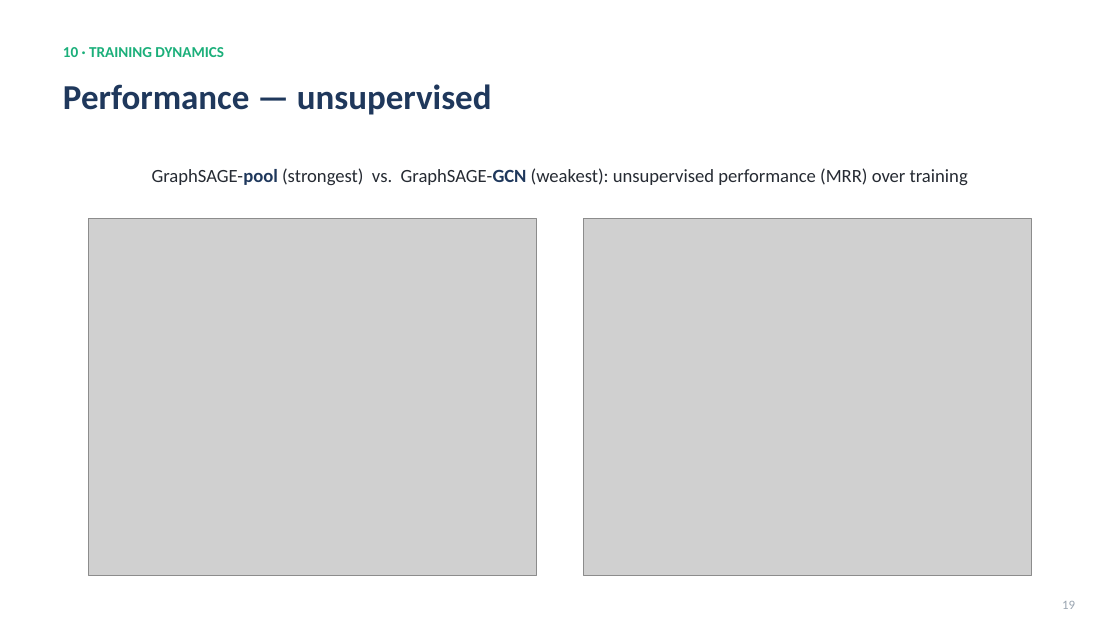
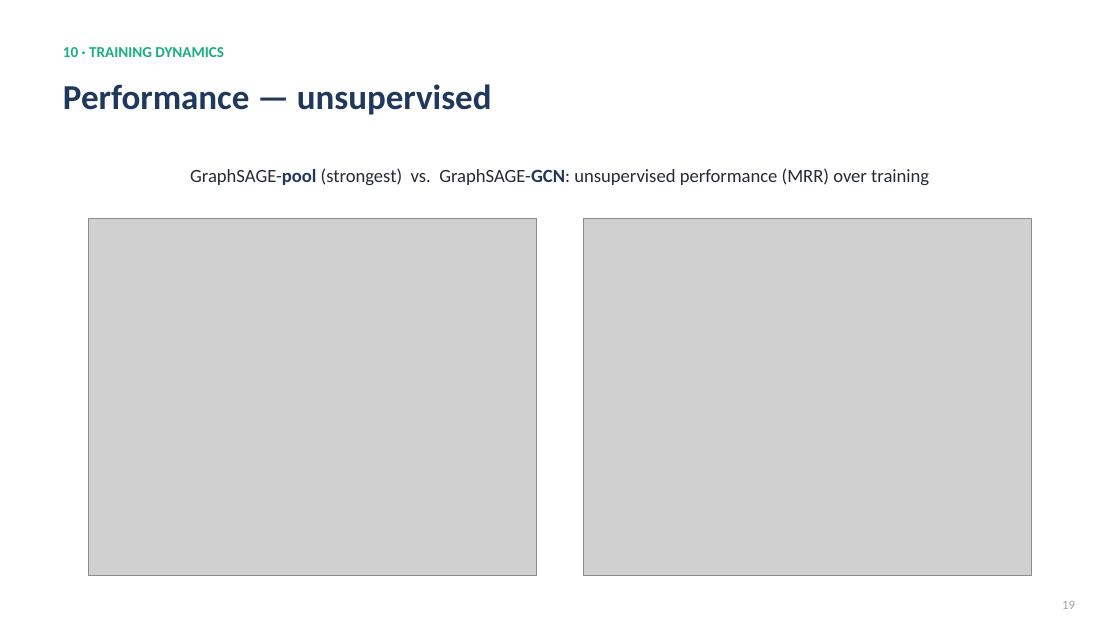
Before and after one commit to fedeceru/GraphSAGE, a slide deck: slide 19 of presentation/GraphSAGE_presentation.pptx. Drawn at 1120x630 pixels with LibreOffice and Linux fonts; fonts in the diff are those of the drawing; grey boxes stand for pictures. Boxes give left, top, right and bottom in pixels: in the first picture for what was removed or moved away, otherwise in the second. Text is boxed around its words. In the diff, an @@ line names an element or a change of style, - is before the commit and + after.

Commit message:
Refactor PPI results evaluation and update metrics
- Added backup presentations for GraphSAGE.
- Updated evaluation results for unsupervised models in JSON files, reflecting new F1 scores.
- Modified PPI results markdown to include separate columns for supervised and unsupervised selections.
- Enhanced `compile_results.py` to clarify the distinction between supervised and unsupervised selections.
- Adjusted `sweep_ppi_experiments.py` to write unsupervised sweep results to a separate JSON file, ensuring the main evaluation remains stable.
- Updated loss and performance curves images for PPI results.

```diff
--- a/presentation/GraphSAGE_presentation.pptx
+++ b/presentation/GraphSAGE_presentation.pptx
@@ text at [190, 168, 929, 185]: text changed @@
-GraphSAGE-pool (strongest) vs. GraphSAGE-GCN (weakest): unsupervised performance (MRR) over training
+GraphSAGE-pool (strongest) vs. GraphSAGE-GCN: unsupervised performance (MRR) over training
```
Also in this commit, not shown: 7 other slides changed, 14 other files.
